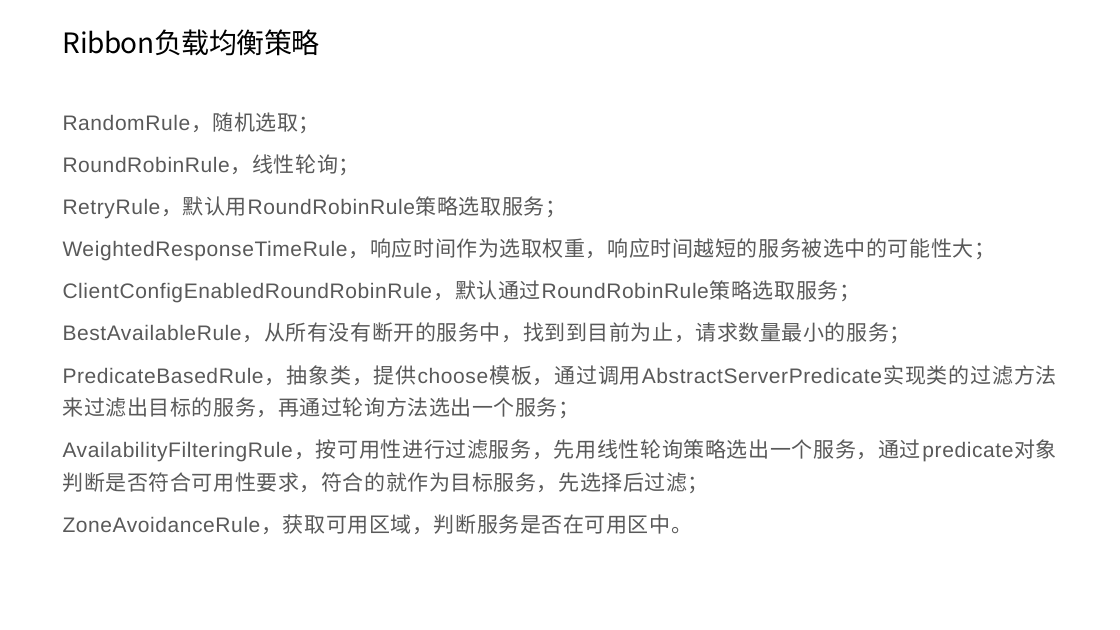
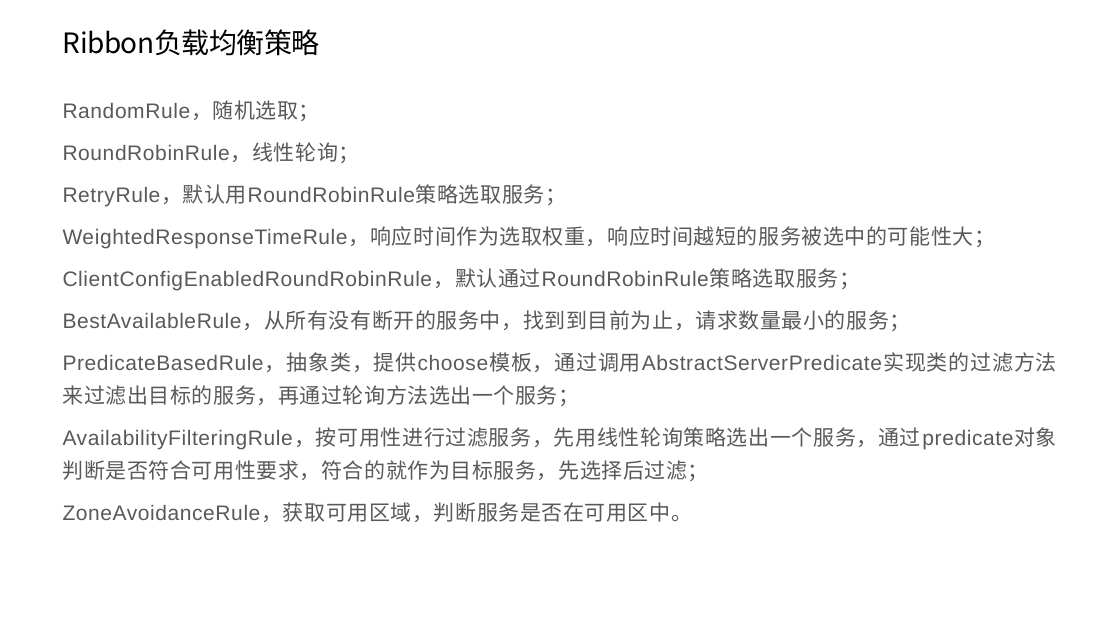
Before and after one commit to dylan7168/springcloud, a slide deck: slide 5 of document/springcloud实践.pptx. Drawn at 1120x630 pixels with LibreOffice and Linux fonts; fonts in the diff are those of the drawing. Boxes give left, top, right and bottom in pixels: in the first picture for what was removed or moved away, otherwise in the second. Text is boxed around its words. In the diff, an @@ line names an element or a change of style, - is before the commit and + after.

```diff
--- a/document/springcloud实践.pptx
+++ b/document/springcloud实践.pptx
@@ text "RandomRule，随机选取；": place and size @@
-text "RandomRule，随机选取；" at [63,114,1057,534]
+text "RandomRule，随机选取；" at [63,101,1057,522]
```
Also in this commit, not shown: 2 other slides changed, 6 slides added.
